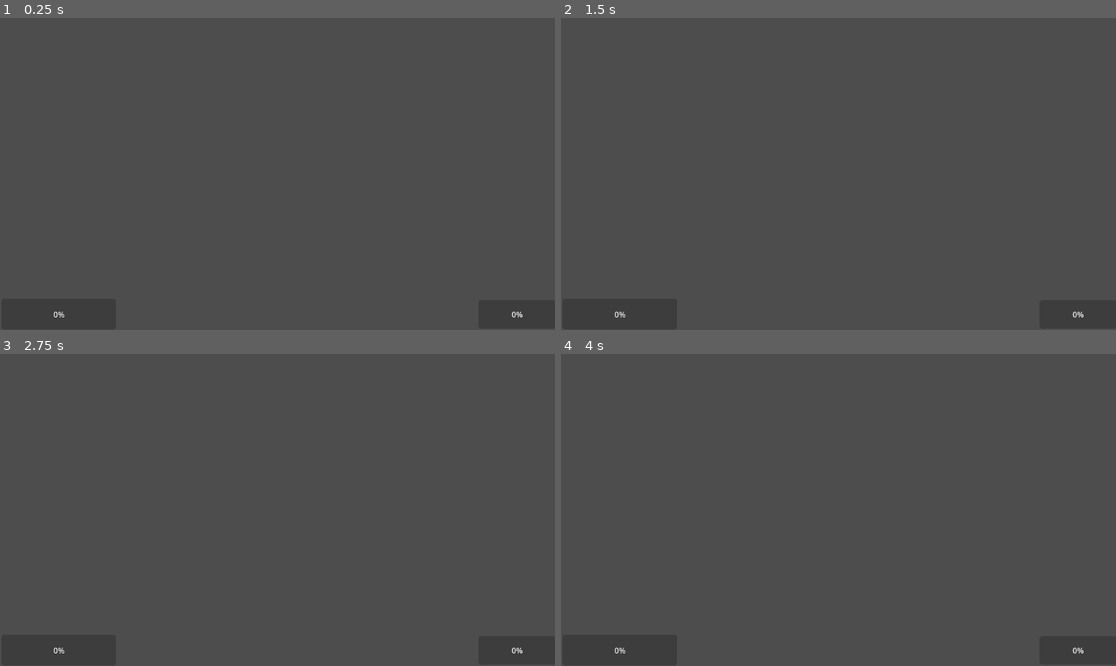
Above: before the commit, frames 1-4 (two rows, left to right).
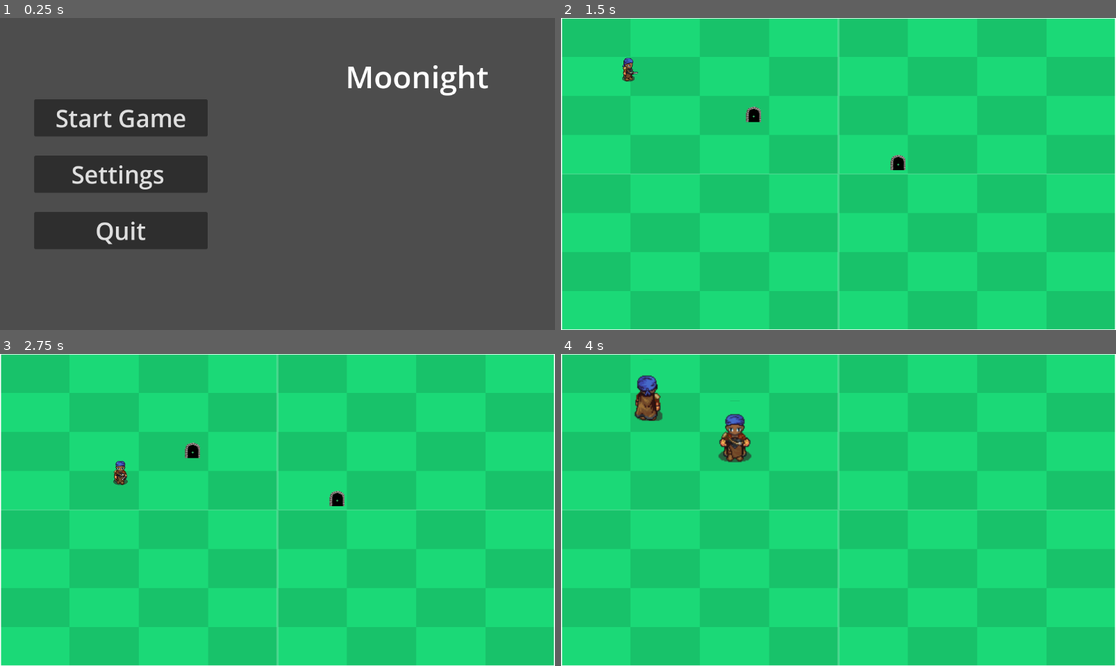
Above: after the commit, the same moments.

Repository: DataBASED-Enjoyers/Moonight
Game: Godot game, scene res://scenes/MainMenu.tscn
Same seed, same stepped clock (60 frames per second), same inputs: the game is played once before the commit and once after it. Before the commit the project starts from res://scenes/GameRoot.tscn.
Inputs (mouse positions are in pixels of both pictures, inside the frame that each line leads up to):
- Up to frame 1 (0.25 s): no input
- Up to frame 2 (1.5 s): click (683, 117) at 0.5 s, where only the run after the commit has a clickable "Start Game"; tap Enter at 1.25 s; hold D (move_right) from 1.28 s (still down); tap Space (attack) at 1.35 s
- Up to frame 3 (2.75 s): release D (move_right) at 2.03 s; hold S (move_down) from 2.03 s (still down); tap Space (attack) at 2.1 s
- Up to frame 4 (4 s): release S (move_down) at 2.78 s; hold D (move_right) 2.78-3.53 s; tap Space (attack) at 2.85, 3.6 s; hold W (move_up) from 3.53 s (still down)

The runs differ from the first frame. In frame 1, 12% of the frame differs, in the area x 6-95%, y 15-96%; in frame 2, 100%, in the area x 0-100%, y 0-100%; in frame 3, 100%; in frame 4, 100%.
Error before the commit: Parse Error: Class "GameRoot" hides an autoload singleton. (res://scenes/GameRoot.gd:2)

Commit message:
fixes to processors, manager

Diff:
--- a/moonight/Entity.gd
+++ b/moonight/Entity.gd
@@ -1,20 +1,27 @@
 extends CharacterBody2D
+class_name Entity
 
 @export var max_health: int = 100
+@export var speed: int = 200
 @export var entity_types: Array = ["Generic"]
+var entity_health = max_health
 
 func _ready():
 	HealthProcessor.register_entity(get_path(), max_health)
 	StatusProcessor.register_entity(get_path(), entity_types)
 
 func take_damage(amount: int):
-	HealthProcessor.process_health_change(get_path(), amount, true)
+	entity_health = HealthProcessor \
+		.process_health_change(get_path(), amount, false)
+	if entity_health <= 0:
+		die()
 
 func heal(amount: int):
-	HealthProcessor.process_health_change(get_path(), amount, false)
+	entity_health = HealthProcessor \
+		.process_health_change(get_path(), amount, false)
 
 func die():
 	print("%s has died!" % name)
 	HealthProcessor.deregister_entity(get_path())
 	StatusProcessor.deregister_entity(get_path())
-	queue_free()
+	#queue_free()
--- a/moonight/HUD.gd
+++ b/moonight/HUD.gd
@@ -1,8 +1,39 @@
 extends CanvasLayer
 
-func update_health(player_health, player_max_health, buddy_health, buddy_max_health):
-	$UI_Control/PlayerHealthBar.max_value = player_max_health
-	$UI_Control/PlayerHealthBar.value = player_health
+# Reference to HealthProcessor and StatusProcessor
+@onready var health_processor = get_node("/root/HealthProcessor")
+@onready var status_processor = get_node("/root/StatusProcessor")
 
-	$UI_Control/BuddyHealthBar.max_value = buddy_max_health
-	$UI_Control/BuddyHealthBar.value = buddy_health
+func _ready():
+	# Connect to signals from HealthProcessor and StatusProcessor to update HUD dynamically
+	health_processor.health_changed.connect(_on_HealthProcessor_health_changed)
+	status_processor.status_changed.connect(_on_StatusProcessor_status_changed)
+
+	# Initial update
+	update_health_display()
+	update_status_display()
+
+func update_health_display():
+	# Assuming there's a Label node named 'HealthLabel' in the HUD
+	$UI_Control/PlayerHealthBar.max_value = \
+		health_processor.entity_health['Player']['max']
+	$UI_Control/PlayerHealthBar.value = \
+		health_processor.entity_health['Player']['current']
+
+func update_status_display():
+	# Assuming there's a Label node named 'StatusLabel' in the HUD
+	#$StatusLabel.text = "Status: " + status_processor.current_status
+	pass
+
+func _on_HealthProcessor_health_changed():
+	update_health_display()
+
+func _on_StatusProcessor_status_changed():
+	update_status_display()
+
+#func update_health(player_health, player_max_health, buddy_health, buddy_max_health):
+	#$UI_Control/PlayerHealthBar.max_value = player_max_health
+	#$UI_Control/PlayerHealthBar.value = player_health
+#
+	#$UI_Control/BuddyHealthBar.max_value = buddy_max_health
+	#$UI_Control/BuddyHealthBar.value = buddy_health
--- a/moonight/HealthProcessor.gd
+++ b/moonight/HealthProcessor.gd
@@ -1,15 +1,24 @@
 extends Node
+
+# Signal definition
+signal health_changed(entity_id: String, new_health: int, new_max_health: int)
+signal death(entity_id: String)
 
 # Centralized health registry
 var entity_health = {}
 
 # Add an entity to the registry
-func register_entity(entity_id: String, max_health: int):
+func register_entity(
+	entity_id: String,
+	max_health: int,
+	current_health: int = max_health
+	):
 	if entity_id in entity_health:
 		print("Entity %s is already registered!" % entity_id)
 		return
-	entity_health[entity_id] = {"current": max_health, "max": max_health}
-	print("Registered entity %s with max health %d" % [entity_id, max_health])
+	entity_health[entity_id] = {"current": current_health, "max": max_health}
+	print("Registered entity %s with max health %d and current health %d" % \
+		[entity_id, max_health, current_health])
 
 # Remove an entity from the registry
 func deregister_entity(entity_id: String):
@@ -20,7 +29,11 @@
 		print("Entity %s not found in HealthProcessor!" % entity_id)
 
 # Process health changes
-func process_health_change(entity_id: String, base_amount: float, is_damage: bool = true):
+func process_health_change(
+	entity_id: String,
+	base_amount: float,
+	is_damage: bool = true
+	):
 	if entity_id not in entity_health:
 		print("Entity %s not registered in HealthProcessor!" % entity_id)
 		return
@@ -44,6 +57,13 @@
 		health_data["max"]
 	)
 
+	emit_signal(
+		"health_changed",
+		entity_id,
+		health_data["current"],
+		health_data["max"]
+	)
+
 	print("Entity %s health updated: %d/%d" % [
 		entity_id,
 		health_data["current"],
@@ -51,9 +71,8 @@
 		]
 	)
 
-	# Handle death
-	if health_data["current"] <= 0:
-		on_entity_death(entity_id)
+
+	return health_data["current"]
 
 # Handle entity death
 func on_entity_death(entity_id: String):
@@ -61,4 +80,5 @@
 	deregister_entity(entity_id)
 	var entity = get_tree().get_node(entity_id)
 	if entity and entity.has_method("die"):
+		emit_signal("death", entity_id)
 		entity.die()
--- a/moonight/Player.gd
+++ b/moonight/Player.gd
@@ -1,18 +1,25 @@
-extends CharacterBody2D
+extends Entity
 
-@export var speed:= 200.0
-
-var last_move_direction: Vector2 = Vector2.RIGHT  # Default facing right
+@onready var player_speed = speed
+@onready var player_max_health = max_health
+@onready var player_entity_types = entity_types
 @onready var animated_sprite: AnimatedSprite2D = $AnimatedSprite2D
 @onready var attack_area: Area2D = $AttackArea
+@onready var max_health_meter = $CanvasLayer/ProgressBar
+@onready var health_processor = get_node("/root/HealthProcessor")
+@onready var status_processor = get_node("/root/StatusProcessor")
+
+var player_health = max_health
+var last_move_direction: Vector2 = Vector2.RIGHT  # Default facing right
 var is_attacking = false
 var attack_cooldown_time = 2.0  # Time between attacks
 var attack_damage = 10
 var attack_timer = 0.5
 
 func _ready():
-	$CanvasLayer/ProgressBar.max_value = GameManager.player_max_health
-	$AttackArea.body_entered.connect(_on_attack_hit)
+	print("Player ready!")
+	health_processor.register_entity(name, player_max_health)
+	status_processor.register_entity(name, player_entity_types)
 
 func _physics_process(delta):
 	var input_vector = Vector2.ZERO
@@ -65,7 +72,6 @@
 
 	play_animation("Attack_Thrust", last_move_direction)
 
-
 func play_animation(base_animation_name: String, direction: Vector2):
 	var dir = direction.normalized()
 	var animation_name = base_animation_name
@@ -92,12 +98,19 @@
 		body.take_damage(attack_damage)
 
 func take_damage(amount: int):
-	GameManager.update_health("player", -amount)
-	if GameManager.player_health <= 0:
+	player_health = HealthProcessor \
+		.process_health_change(name, amount, true)
+	if entity_health <= 0:
 		die()
-	# Optional: Add visual feedback or check for death
+
+func heal(amount: int):
+	player_health = HealthProcessor \
+		.process_health_change(name, amount, false)
 
 func die():
-	queue_free()
 	play_animation("Death", last_move_direction)
+	print("%s has died!" % name)
 	print("Player defeated!")
+	HealthProcessor.deregister_entity(name)
+	StatusProcessor.deregister_entity(get_name)
+	#queue_free()
--- a/moonight/PlayerOverlord.gd
+++ b/moonight/PlayerOverlord.gd
@@ -1,11 +1,18 @@
-extends CharacterBody2D
+extends Entity
 
-@export var speed:= 200.0
+@onready var player_ow_speed = speed
+@onready var player_ow_max_health = max_health
+@onready var player_ow_entity_types = entity_types
+@onready var animated_sprite: AnimatedSprite2D = $AnimatedSprite2D
+@onready var health_processor = get_node("/root/HealthProcessor")
+@onready var status_processor = get_node("/root/StatusProcessor")
+var last_move_direction: Vector2 = Vector2.RIGHT  # Default facing right
+var player_ow_health = max_health
 
-var last_move_direction: Vector2 = Vector2.RIGHT  # Default facing right
-@onready var animated_sprite: AnimatedSprite2D = $AnimatedSprite2D
-
-#func _ready():
+func _ready():
+	print("Overworld Player ready!")
+	health_processor.register_entity(name, player_ow_max_health)
+	status_processor.register_entity(name, player_ow_entity_types)
 	#$CanvasLayer/ProgressBar.max_value = GameManager.player_max_health
 	#$Area2D.body_entered.connect(_on_attack_hit)
 
@@ -25,6 +32,11 @@
 		input_vector = input_vector.normalized()
 		last_move_direction = input_vector  # Update last move direction
 		velocity = input_vector * speed
+		play_animation("Walk", last_move_direction)
+	else:
+		velocity = Vector2.ZERO
+		play_animation("Idle", last_move_direction)
+
 	move_and_slide()
 
 func play_animation(base_animation_name: String, direction: Vector2):
@@ -48,7 +60,18 @@
 	if animated_sprite.animation != animation_name:
 		animated_sprite.play(animation_name)
 
+func take_damage(amount: int):
+	player_ow_health = HealthProcessor \
+		.process_health_change(name, amount, true)
+
+func heal(amount: int):
+	player_ow_health = HealthProcessor \
+		.process_health_change(name, amount, false)
+
 func die():
+	play_animation("Death", last_move_direction)
+	print("%s has died!" % name)
+	print("Player OW defeated!")
+	HealthProcessor.deregister_entity(name)
+	StatusProcessor.deregister_entity(name)
 	#queue_free()
-	play_animation("Death", last_move_direction)
-	print("Player defeated!")
--- a/moonight/RunReplay.gd
+++ b/moonight/RunReplay.gd
@@ -8,7 +8,7 @@
 func handle_replay_event(event):
 	# Example: Handle a scene transition during replay
 	if event.type == "scene_transition":
-		GameRoot.load_scene(event.scene_path)
+		GameManager.load_scene(event.scene_path)
 	elif event.type == "player_action":
 		# Example: Trigger specific player action
 		Logger.log("Replaying player action: %s" % str(event.action), Logger.LogLevel.DEBUG)
--- a/moonight/TrainingBuddy.gd
+++ b/moonight/TrainingBuddy.gd
@@ -1,10 +1,18 @@
-extends CharacterBody2D  # Or Node2D if applicable
+extends Entity
 
-var last_move_direction: Vector2 = Vector2.LEFT  # Default facing right
+@onready var buddy_speed = speed
+@onready var buddy_max_health = max_health
+@onready var buddy_entity_types = entity_types
 @onready var animated_sprite: AnimatedSprite2D = $AnimatedSprite2D
+@onready var health_processor = get_node("/root/HealthProcessor")
+@onready var status_processor = get_node("/root/StatusProcessor")
+var last_move_direction: Vector2 = Vector2.RIGHT  # Default facing right
+var buddy_health = max_health
 
 func _ready():
-	$CanvasLayer/ProgressBar.max_value = GameManager.buddy_max_health
+	print("Training Buddy ready!")
+	health_processor.register_entity(name, buddy_max_health)
+	status_processor.register_entity(name, buddy_entity_types)
 	#$Area2D.body_entered.connect(_on_attack_hit)
 	animated_sprite.play("Idle_Front")
 
@@ -31,12 +39,19 @@
 		animated_sprite.play(animation_name)
 
 func take_damage(amount: int):
-	GameManager.update_health("buddy", -amount)
-	if GameManager.buddy_health  <= 0:
+	buddy_health = HealthProcessor \
+		.process_health_change(name, amount, true)
+	if buddy_health <= 0:
 		die()
-	# Optional: Add visual feedback or check for death
+
+func heal(amount: int):
+	buddy_health = HealthProcessor \
+		.process_health_change(name, amount, false)
 
 func die():
 	play_animation("Death", last_move_direction)
+	print("%s has died!" % name)
+	print("Training Buddy defeated!")
+	HealthProcessor.deregister_entity(get_path())
+	StatusProcessor.deregister_entity(get_path())
 	#queue_free()
-	print("Training Buddy defeated!")
--- a/moonight/entrance.gd
+++ b/moonight/entrance.gd
@@ -14,12 +14,13 @@
 	if transition_ready and body.name == "PlayerOverworld":  # Ensure it's the player
 		transition_ready = false  # Lock further transitions
 		if scene_to_load:
-			print("Player entered %s. Loading scene: %s" % [location_name, scene_to_load])
+			print("Player entered %s. Loading scene: %s" % \
+				[location_name, scene_to_load])
 			call_deferred("_notify_root_for_transition")
 		else:
 			print("No 'scene_to_load' assigned for %s!" % location_name)
 
 func _notify_root_for_transition():
 	# Notify GameRoot to handle the transition
-	get_node("/root/GameRoot").load_scene(scene_to_load)
+	GameManager.change_scene(location_name, scene_to_load)
 	transition_ready = true
--- a/moonight/project.godot
+++ b/moonight/project.godot
@@ -11,7 +11,7 @@
 [application]
 
 config/name="Moonight"
-run/main_scene="res://scenes/GameRoot.tscn"
+run/main_scene="res://scenes/MainMenu.tscn"
 config/features=PackedStringArray("4.3", "Forward Plus")
 config/icon="res://icon.svg"
 
@@ -20,7 +20,7 @@
 HealthProcessor="*res://HealthProcessor.gd"
 StatusProcessor="*res://StatusProcessor.gd"
 Logger="*res://Logger.gd"
-GameRoot="*res://scenes/GameRoot.gd"
+GameManager="*res://scenes/GameManager.gd"
 
 [input]
 
--- a/moonight/scenes/BattleScene.tscn
+++ b/moonight/scenes/Battle.tscn
@@ -1,8 +1,8 @@
-[gd_scene load_steps=5 format=3 uid="uid://cxi2vffmxt3lq"]
+[gd_scene load_steps=5 format=3 uid="uid://ds3jgmajyhuk6"]
 
-[ext_resource type="PackedScene" uid="uid://dk6cwfylxh3vw" path="res://scenes/Player.tscn" id="1_8v8yp"]
-[ext_resource type="Texture2D" uid="uid://brkqt28r8gqun" path="res://addons/kenney_prototype_textures/green/texture_08.png" id="1_ygwtw"]
-[ext_resource type="PackedScene" uid="uid://cqhidi20ogkdp" path="res://scenes/TrainingBuddy.tscn" id="2_rwhv3"]
+[ext_resource type="Texture2D" uid="uid://brkqt28r8gqun" path="res://addons/kenney_prototype_textures/green/texture_08.png" id="1_c4syb"]
+[ext_resource type="PackedScene" uid="uid://dk6cwfylxh3vw" path="res://scenes/Player.tscn" id="2_awfvf"]
+[ext_resource type="PackedScene" uid="uid://cqhidi20ogkdp" path="res://scenes/TrainingBuddy.tscn" id="3_ak5hi"]
 
 [sub_resource type="TileSet" id="TileSet_ab7c7"]
 tile_shape = 1
--- a/moonight/scenes/Entrance.tscn
+++ b/moonight/scenes/Entrance.tscn
@@ -6,6 +6,8 @@
 
 [node name="Entrance" type="Area2D"]
 script = ExtResource("1_e5g0t")
+location_name = null
+scene_to_load = null
 
 [node name="CollisionShape2D" type="CollisionShape2D" parent="."]
 scale = Vector2(5, 5)
--- /dev/null
+++ b/moonight/scenes/GameManager.gd
@@ -0,0 +1,54 @@
+extends Node
+
+# Singleton pattern using autoload
+@export var main_menu_scene: String = "res://scenes/MainMenu.tscn"
+@export var overworld_scene: String = "res://scenes/Overworld.tscn"
+
+# Signals
+signal scene_changed(new_scene)
+
+# Game state variables
+var current_scene: String = ""
+var current_scene_name: String = ""
+var player_data: Dictionary = {}
+
+func _ready():
+	print("Game Manager ready!")
+	pass
+
+func start_run():
+	change_scene("Overworld", overworld_scene)
+
+func quit_game():
+	get_tree().quit()
+
+# Change scene method
+func change_scene(scene_name: String, scene_file: String):
+
+	current_scene_name = scene_name
+	current_scene = scene_file
+	get_tree().change_scene_to_file(scene_file)
+
+	emit_signal("scene_changed", current_scene)
+
+# Save game state
+func save_game_state() -> void:
+	# Serialize player data and other game state info
+	var file = FileAccess.open("user://savegame.save", FileAccess.WRITE)
+	if file:
+		file.store_string(JSON.stringify(player_data))
+		file.close()
+
+# Load game state
+func load_game_state() -> void:
+	if FileAccess.file_exists("user://savegame.save"):
+		var file = FileAccess.open("user://savegame.save", FileAccess.READ)
+		if file:
+			var json = JSON.new()
+			var data = json.parse(file.get_as_text())
+			file.close()
+			player_data = data
+	else:
+		print("No saved game found.")
+
+# Add more methods for additional features as needed
--- a/moonight/scenes/GameRoot.gd
+++ /dev/null
@@ -1,16 +0,0 @@
-extends Node
-class_name GameRoot
-
-@onready var hud = $HUD
-
-# Scene management
-func start_game():
-	load_scene("res://scenes/Overworld.tscn")
-
-func load_scene(scene_path: String):
-	get_tree().change_scene(scene_path)
-
-# HUD initialization
-func initialize_hud():
-	hud.update_health(HealthProcessor.get_health("player"), HealthProcessor.get_max_health("player"),
-					  HealthProcessor.get_health("buddy"), HealthProcessor.get_max_health("buddy"))
--- a/moonight/scenes/GameRoot.tscn
+++ /dev/null
@@ -1,11 +0,0 @@
-[gd_scene load_steps=3 format=3 uid="uid://bl87d6pn3npqs"]
-
-[ext_resource type="PackedScene" uid="uid://rner7uaefy21" path="res://scenes/HUD.tscn" id="1_2rjki"]
-[ext_resource type="Script" path="res://scenes/GameRoot.gd" id="1_ww1rf"]
-
-[node name="GameRoot" type="Node"]
-script = ExtResource("1_ww1rf")
-
-[node name="HUD" parent="." instance=ExtResource("1_2rjki")]
-
-[node name="SceneHolder" type="Node" parent="."]
--- a/moonight/scenes/HUD.tscn
+++ b/moonight/scenes/HUD.tscn
@@ -11,13 +11,6 @@
 offset_right = 40.0
 offset_bottom = 40.0
 
-[node name="BuddyHealthBar" type="ProgressBar" parent="UI_Control"]
-layout_mode = 0
-offset_left = 993.0
-offset_top = 586.0
-offset_right = 1153.0
-offset_bottom = 645.0
-
 [node name="PlayerHealthBar" type="ProgressBar" parent="UI_Control"]
 layout_mode = 0
 offset_left = 3.0
--- a/moonight/scenes/MainMenu.gd
+++ b/moonight/scenes/MainMenu.gd
@@ -1,11 +1,15 @@
 extends CanvasLayer
 
+@onready var start_button = $VBoxContainer/StartGameButton
+@onready var quit_button = $VBoxContainer/QuitButton
+
 func _ready():
-	$VBoxContainer/StartButton.pressed.connect(_on_start_game_pressed)
-	$VBoxContainer/QuitButton.pressed.connect(_on_quit_pressed)
+	print_tree()
+	start_button.pressed.connect(_on_start_run_pressed)
+	quit_button.pressed.connect(_on_quit_pressed)
 
-func _on_start_game_pressed():
-	GameRoot.start_game()
+func _on_start_run_pressed():
+	GameManager.start_run()
 
 func _on_quit_pressed():
-	get_tree().quit()
+	GameManager.quit_game()
--- a/moonight/scenes/overworld.gd
+++ b/moonight/scenes/overworld.gd
@@ -1,20 +1,20 @@
 extends Node2D
 
 @onready var entrance_scene = preload("res://scenes/Entrance.tscn")
-@onready var player_scene = preload("res://scenes/PlayerOverworld.tscn")
+@onready var player_overworld_scene = preload("res://scenes/PlayerOverworld.tscn")
 
 # A simple array of dictionaries describing each entrance
 var entrance_data_array: Array = [
 	{
-		"location_name": "Battle Scene A",
+		"location_name": "Battle",
 		"position": Vector2(400, 200),
-		"scene_to_load": "res://scenes/BattleScene.tscn",
+		"scene_to_load": "res://scenes/Battle.tscn",
 		"sprite_texture": preload("res://assets/Sprites/Entrance/portal_small.png")
 	},
 	{
-		"location_name": "Battle Scene B",
+		"location_name": "Battle",
 		"position": Vector2(700, 300),
-		"scene_to_load": "res://scenes/BattleScene.tscn",
+		"scene_to_load": "res://scenes/Battle.tscn",
 		"sprite_texture": preload("res://assets/Sprites/Entrance/portal_small.png")
 	}
 ]
@@ -22,10 +22,10 @@
 func _ready() -> void:
 	print("Overworld: _ready() called.")
 	# 1) Spawn the player
-	var player = player_scene.instantiate()
-	print("Instanced player, name:", player.name)
-	player.position = Vector2(100, 100)
-	add_child(player)
+	var player_overworld = player_overworld_scene.instantiate()
+	print("Instanced player, name:", player_overworld.name)
+	player_overworld.position = Vector2(100, 100)
+	add_child(player_overworld)
 
 	# 2) Spawn all entrances from the data list
 	for data in entrance_data_array:
Not shown: 1 places in moonight/scenes/Battle.tscn that only renumber resources
